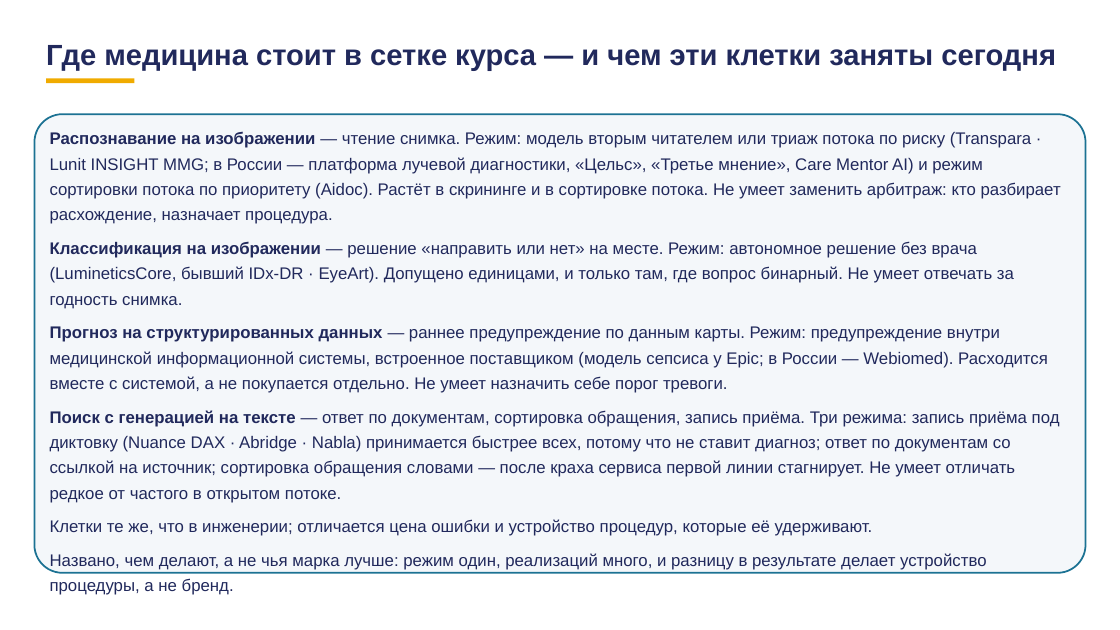
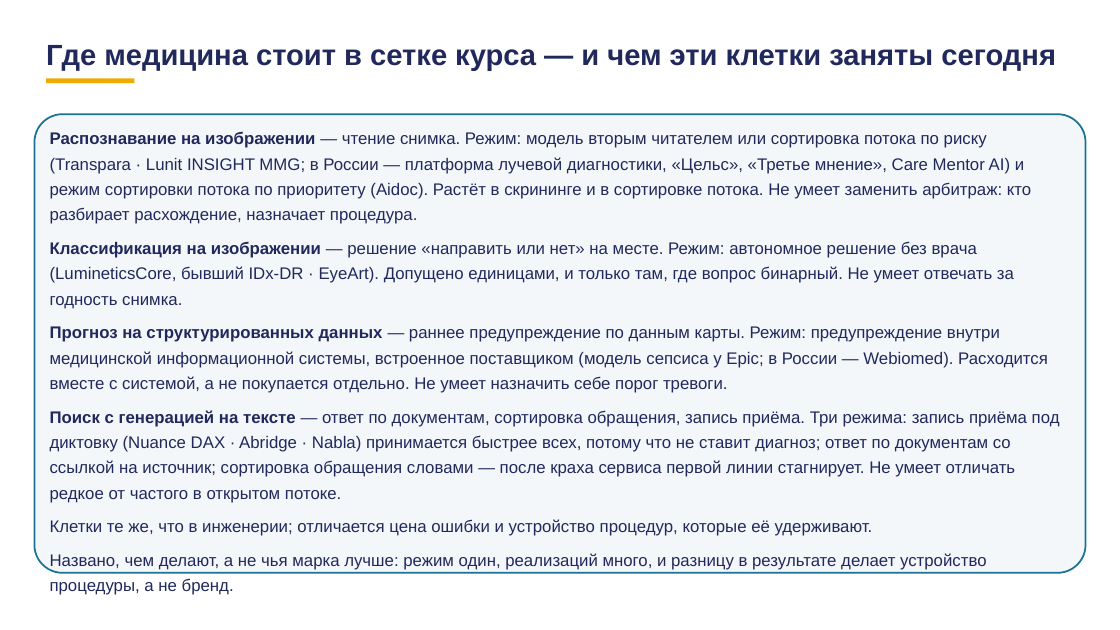
Before and after one commit to tellina-study/AI-usage-lessons, a slide deck: slide 8 of library/lectures/lec-07/rework/deck/lec-07-karkas.pptx. Drawn at 1120x630 pixels with LibreOffice and Linux fonts; fonts in the diff are those of the drawing. Boxes give left, top, right and bottom in pixels: in the first picture for what was removed or moved away, otherwise in the second. Text is boxed around its words. In the diff, an @@ line names an element or a change of style, - is before the commit and + after.

```diff
--- a/library/lectures/lec-07/rework/deck/lec-07-karkas.pptx
+++ b/library/lectures/lec-07/rework/deck/lec-07-karkas.pptx
@@ text at (x1=50, y1=131, x2=1031, y2=224): text changed @@
-Распознавание на изображении — чтение снимка. Режим: модель вторым читателем или триаж потока по риску (Transpara · Lunit INSIGHT MMG; в России — платформа лучевой диагностики, «Цельс», «Третье мнение», Care Mentor AI) и режим сортировки потока по приоритету (Aidoc). Растёт в скрининге и в сортировке потока. Не умеет заменить арбитраж: кто разбирает расхождение, назначает процедура.
+Распознавание на изображении — чтение снимка. Режим: модель вторым читателем или сортировка потока по риску (Transpara · Lunit INSIGHT MMG; в России — платформа лучевой диагностики, «Цельс», «Третье мнение», Care Mentor AI) и режим сортировки потока по приоритету (Aidoc). Растёт в скрининге и в сортировке потока. Не умеет заменить арбитраж: кто разбирает расхождение, назначает процедура.
```
Also in this commit, not shown: 7 other slides changed, 48 other files.
